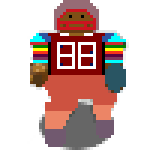
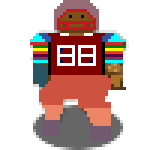
Layer changes from the first 150x150 image to the second:
painted on "A_Stand_Player.png" over [30, 30, 126, 147]
painted on "Layer" over [33, 102, 123, 150]
